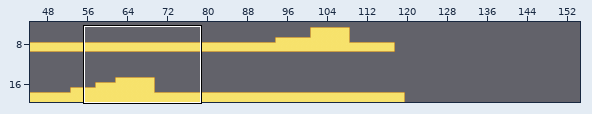
A Tiled map gets an edit: assets/levels/level1.tmx. Above, an overview of the earlier version with the close-up marked.
Close-up. Earlier state:
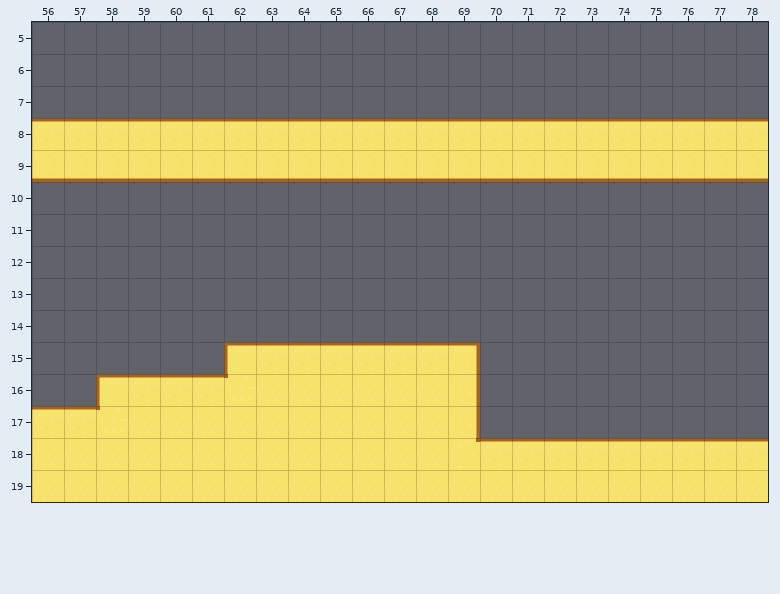
Cells are 64x64 px. Shown: x 56..78, y 5..19. The commit also changed other parts of the map, which this record leaves out.
Once edited:
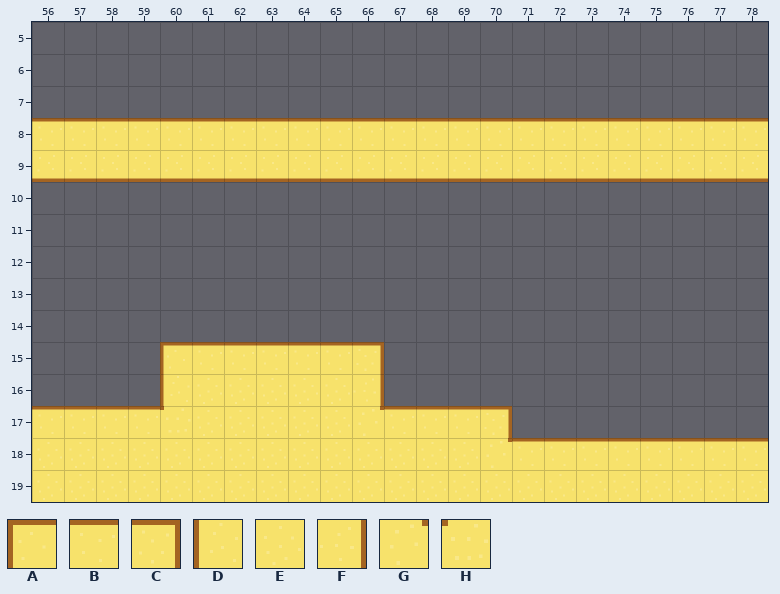
Key: from "level": A 0, B 1, C 2, D 10, E 11, F 12, G 13, H 14.
_ is an empty cell.
What changed:
Layer "Kachelebene 1":
y 15: x 60..62 __A -> ABB; x 66..69 BBBC -> C___
y 16: x 58..62 ABBBH -> __DEE; x 66..69 EEEF -> F___
y 17: x 58..60 HEE -> BBH; x 66..70 EEEF_ -> GBBBC
y 18: x 69..70 GB -> EG
Changed places in both close-ups, as pixel boxes (x1, y1, x2, y2):
changed: (96, 342, 255, 436)
changed: (353, 342, 512, 468)
